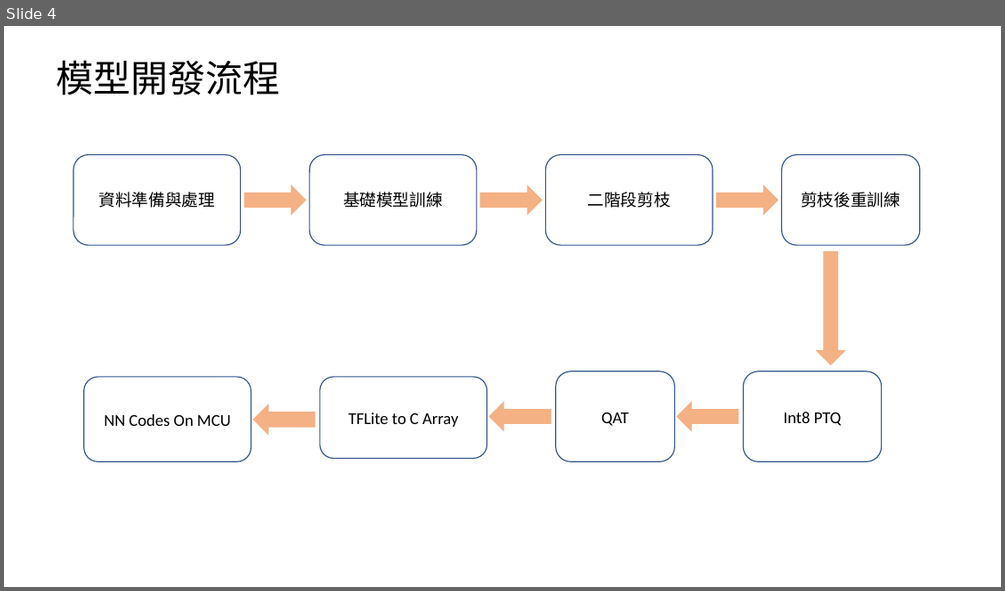
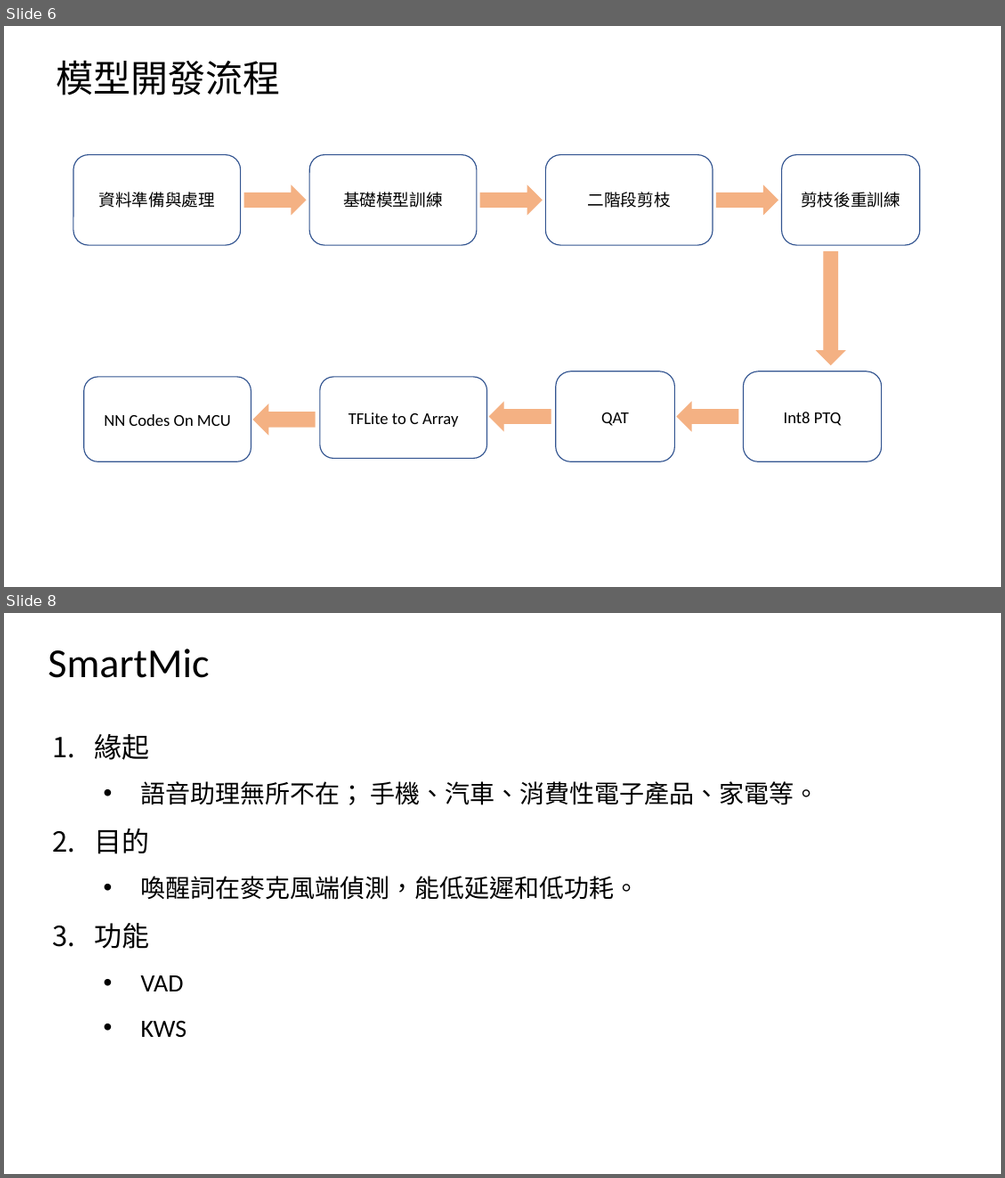
Before and after one commit to xrick/RickLiao-Repo, a slide deck: Interview_Repo/PPT/ppt_for_環球睿視.pptx. Shown one above the other, each under a label of ours: slide 4 before the commit, slides 6 and 8 after it; the slides between them are not shown. The pictures are 1005x591 and 1005x1178 pixels, drawn with LibreOffice and Linux fonts; fonts in the diff are those of the drawing. Boxes give left, top, right and bottom in pixels: in the first picture for what was removed or moved away, otherwise in the second. Text is boxed around its words. In the diff, an @@ line names an element or a change of style, - is before the commit and + after.

```diff
--- a/Interview_Repo/PPT/ppt_for_環球睿視.pptx
+++ b/Interview_Repo/PPT/ppt_for_環球睿視.pptx
@@ slide 8 added at [4,613,1001,1174], background #FFFFFF @@
@@ title added at [48,649,209,678], 39.6 pt, text #000000 @@
+SmartMic
@@ text added at [94,734,819,1038], 24 pt, text #000000 @@
+1. 緣起
+  • 語音助理無所不在； 手機、汽車、消費性電子產品、家電等。
+2. 目的
+  • 喚醒詞在麥克風端偵測，能低延遲和低功耗。
+3. 功能
+  • VAD
+  • KWS
@@ what was slide 4 is now slide 6 @@
```
Also in this commit, not shown: 12 other slides added, 2 other files.
